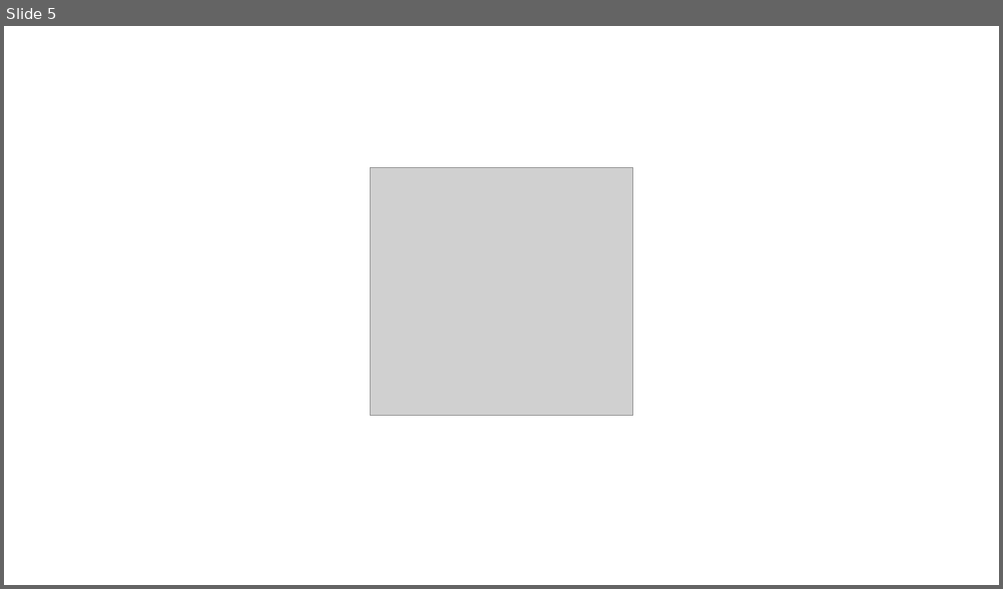
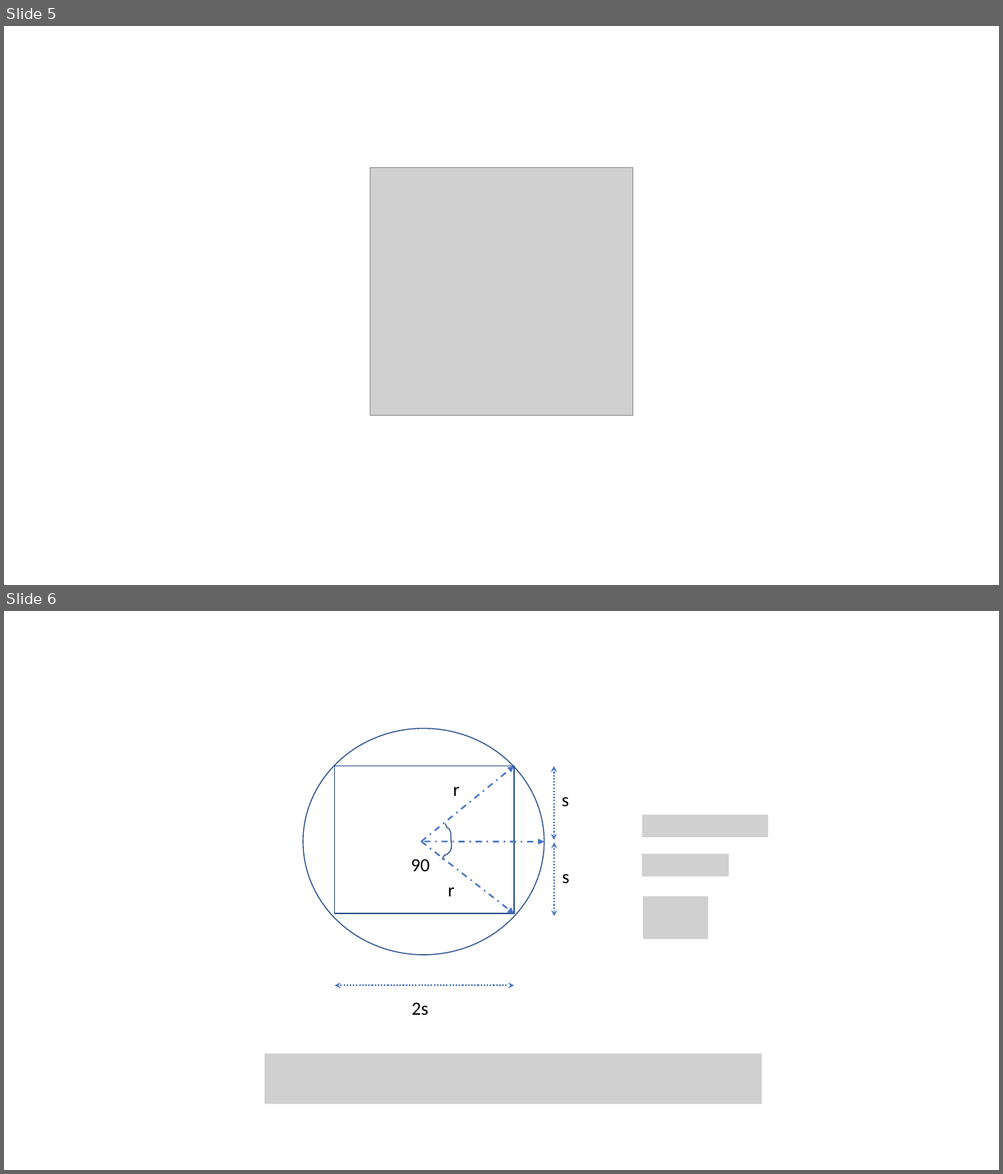
Before and after one commit to sdg002/sdg002.github.io, a slide deck: pie-geometrical-method/docs/CalculatePie.pptx. Shown one above the other, each under a label of ours: slide 5 before the commit, slides 5 and 6 after it. The pictures are 1003x589 and 1003x1174 pixels, drawn with LibreOffice and Linux fonts; fonts in the diff are those of the drawing; grey boxes stand for pictures. Boxes give left, top, right and bottom in pixels: in the first picture for what was removed or moved away, otherwise in the second. Text is boxed around its words. In the diff, an @@ line names an element or a change of style, - is before the commit and + after.

```diff
--- a/pie-geometrical-method/docs/CalculatePie.pptx
+++ b/pie-geometrical-method/docs/CalculatePie.pptx
@@ slide 6 added at bbox=[4, 611, 999, 1170], background #FFFFFF @@
@@ ellipse added at bbox=[303, 728, 544, 955], outline #325491 1 pt @@
@@ rectangle added at bbox=[335, 766, 514, 914], outline #325491 1 pt @@
@@ arrow added from (421, 842) to (514, 766), #4472C4 1.5 pt dashed @@
@@ text added at bbox=[453, 786, 460, 796], 18 pt, text #000000 @@
+r
@@ double arrow added from (554, 766) to (554, 840), #4472C4 1.5 pt dashed @@
@@ text added at bbox=[561, 797, 569, 806], 18 pt, text #000000 @@
+s
@@ freeform shape added at bbox=[443, 823, 451, 860], outline #325491 1 pt @@
@@ picture added at bbox=[642, 815, 768, 837] @@
@@ arrow added from (421, 842) to (514, 914), #4472C4 1.5 pt dashed @@
@@ arrow added from (424, 842) to (544, 842), #4472C4 1.5 pt dashed @@
@@ double arrow added from (554, 843) to (554, 916), #4472C4 1.5 pt dashed @@
@@ picture added at bbox=[642, 854, 728, 877] @@
@@ text added at bbox=[411, 859, 430, 871], 18 pt, text #000000 @@
+90
@@ text added at bbox=[562, 874, 569, 884], 18 pt, text #000000 @@
+s
@@ text added at bbox=[448, 887, 455, 897], 18 pt, text #000000 @@
+r
@@ picture added at bbox=[643, 897, 708, 940] @@
@@ double arrow added from (335, 985) to (514, 985), #4472C4 1.5 pt dashed @@
@@ text added at bbox=[412, 1002, 429, 1015], 18 pt, text #000000 @@
+2s
@@ picture added at bbox=[264, 1054, 761, 1105] @@
```
Also in this commit, not shown: 3 other slides added, 6 other files.
